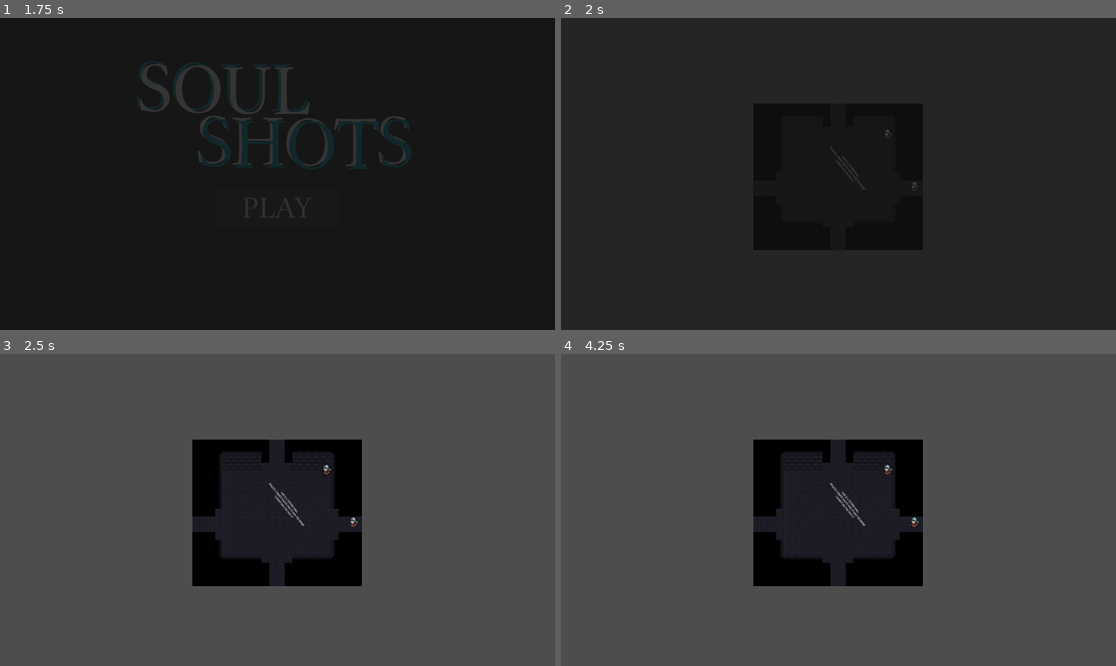
Above: before the commit, frames 1-4 (two rows, left to right).
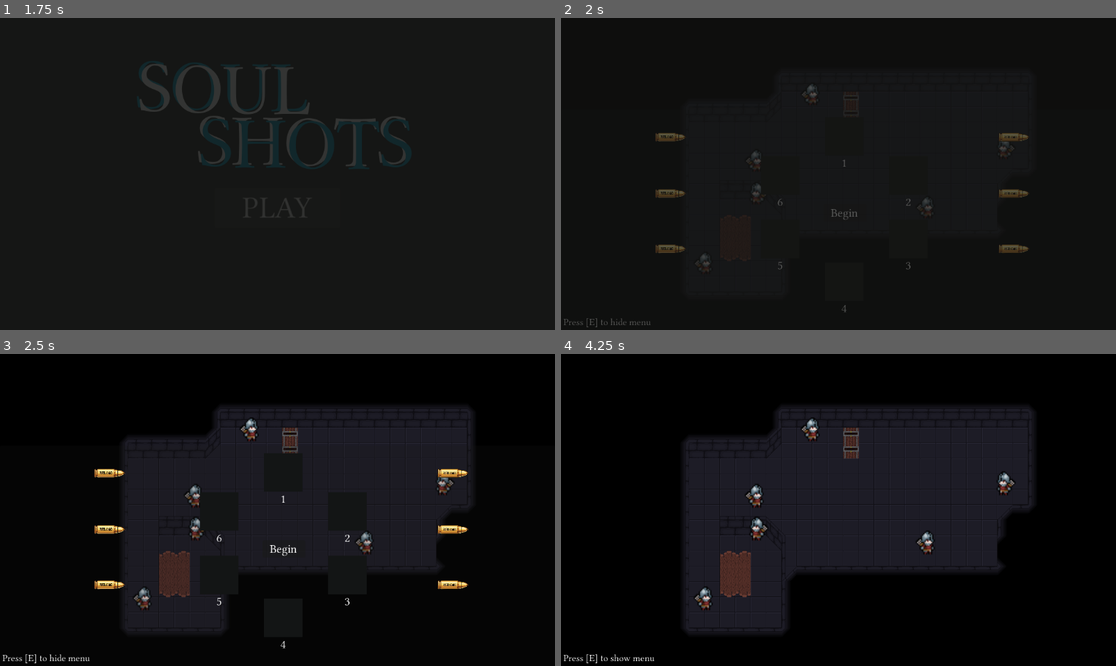
Above: after the commit, the same moments.

Repository: mydoot/game-jam-2026
Game: Godot game, scene res://Scenes/Main Menu/main_menu.tscn
The game is run twice, just before and just after one commit, with the same random seed, the same clock (stepped at 60 frames per second) and the same inputs.
Inputs (mouse positions are in pixels of both pictures, inside the frame that each line leads up to):
- Up to frame 1 (1.75 s): move the mouse to (222, 86) at 0.52 s; hold D (move_right) 0.53-1.25 s; click (222, 86) at 0.6 s; click "PLAY" at 1.25 s
- Up to frame 2 (2 s): no input
- Up to frame 3 (2.5 s): click (283, 550) at 2 s, where only the run after the commit has a clickable "Begin"
- Up to frame 4 (4.25 s): click (844, 550) at 2.75 s, where only the run after the commit has a clickable "Begin"; tap E (hide_menu) at 3.5 s; move the mouse to (727, 525) at 3.52 s; hold S (move_down) from 3.53 s (still down); click (727, 525) at 3.6 s

Frame 1 is identical in both runs. In frame 2, 0.9% of the frame differs, in the area x 0-85%, y 21-100%; in frame 3, 89%; in frame 4, 91%, in the area x 0-100%, y 0-100%.

Commit message:
edits (#18)

Diff:
--- a/Scenes/Enemies/enemy.tscn
+++ b/Scenes/Enemies/enemy.tscn
@@ -10,7 +10,7 @@
 [ext_resource type="PackedScene" uid="uid://djmv5sll7a5wd" path="res://Assets/SFX/enemy_gun_shot_sfx.tscn" id="7_haj6g"]
 
 [sub_resource type="CircleShape2D" id="CircleShape2D_afpow"]
-radius = 43.826324
+radius = 63.712673
 
 [sub_resource type="Animation" id="Animation_u0emo"]
 length = 0.001
@@ -70,7 +70,6 @@
 collision_mask = 3
 platform_floor_layers = 4294967040
 script = ExtResource("1_jcvw6")
-health = 1
 contact_damage = 0
 
 [node name="Sprite2D" type="Sprite2D" parent="." unique_id=1545957550]
@@ -102,7 +101,6 @@
 polygon = PackedVector2Array(0.04249821, -17.910418, -110.24006, 181.09456, -110.24, 957.214, 0.04249821, 1010.94525, 104.989, 955.224, 104.9888, 171.1443)
 
 [node name="Hurtbox" type="CollisionShape2D" parent="." unique_id=480996072]
-visible = false
 position = Vector2(-2.1175824e-22, -15)
 scale = Vector2(0.5025, 0.5025)
 shape = SubResource("CircleShape2D_afpow")
--- a/Scenes/Levels/Level1.tscn
+++ b/Scenes/Levels/Level1.tscn
@@ -28,31 +28,27 @@
 tile_set = ExtResource("2_kri6y")
 
 [node name="Enemy" parent="." unique_id=1557205180 instance=ExtResource("3_4d3fe")]
-visible = false
 position = Vector2(14, -97)
 rotation = -4.712453
+flip_sprite_horizontally = true
 
 [node name="Enemy2" parent="." unique_id=96220457 instance=ExtResource("3_4d3fe")]
-visible = false
 position = Vector2(-146, 25.999998)
-rotation = -1.7734796
+rotation = -3.1415927
 
 [node name="Enemy3" parent="." unique_id=1928872762 instance=ExtResource("3_4d3fe")]
-visible = false
 position = Vector2(-385, -209)
 
 [node name="Enemy4" parent="." unique_id=42311934 instance=ExtResource("3_4d3fe")]
-visible = false
 position = Vector2(-501.00006, -70.999985)
-rotation = -1.8978535
+rotation = -3.1415927
 
 [node name="Enemy5" parent="." unique_id=434806850 instance=ExtResource("3_4d3fe")]
-visible = false
 position = Vector2(-498.99997, -3.0000305)
 rotation = 1.5782317
+flip_sprite_horizontally = true
 
 [node name="Enemy6" parent="." unique_id=68498350 instance=ExtResource("3_4d3fe")]
-visible = false
 position = Vector2(-607, 141.99997)
 rotation = -3.138048
 
@@ -133,7 +129,7 @@
 shape = SubResource("RectangleShape2D_riv1q")
 
 [node name="Area2D5" type="Area2D" parent="." unique_id=295802332]
-position = Vector2(15, 63)
+position = Vector2(15, 71)
 collision_layer = 4
 
 [node name="CollisionShape2D" type="CollisionShape2D" parent="Area2D5" unique_id=494312476]
--- a/Scenes/Main Area/World.tscn
+++ b/Scenes/Main Area/World.tscn
@@ -3,26 +3,31 @@
 [ext_resource type="Script" uid="uid://d0r4qkpdiynh5" path="res://_Scripts/Level Scripts/main.gd" id="1_8utni"]
 [ext_resource type="PackedScene" uid="uid://d3cqtcfm7fccn" path="res://Scenes/MainCamera.tscn" id="3_5o32j"]
 [ext_resource type="PackedScene" uid="uid://c8kv8t1yuk13j" path="res://Scenes/Levels/Level1.tscn" id="3_8utni"]
-[ext_resource type="PackedScene" uid="uid://djpkmrsukexg4" path="res://Scenes/UI/planning.tscn" id="4_3hajc"]
+[ext_resource type="PackedScene" uid="uid://bdqk8xu5cwxh2" path="res://Scenes/UI/planning.tscn" id="4_3hajc"]
 [ext_resource type="Resource" uid="uid://cl7wj0we808eh" path="res://_Scripts/Resources/basic_bullet.tres" id="5_5o32j"]
-[ext_resource type="Resource" uid="uid://b16rd5wk1n3j3" path="res://_Scripts/Resources/ricochet_bullet.tres" id="5_pdwq7"]
+
+[sub_resource type="CircleShape2D" id="CircleShape2D_3hajc"]
+radius = 17.029387
 
 [node name="World" type="Node2D" unique_id=837482538]
 script = ExtResource("1_8utni")
 next_level = &"uid://m2g6nqjs6hv5uid://m2g6nqjs6hv5"
 
-[node name="Main Area" parent="." unique_id=836460663 instance=ExtResource("2_3hajc")]
-position = Vector2(127, 309)
-rotation = -3.0138295e-05
+[node name="Room_Template" parent="." unique_id=836460663 instance=ExtResource("3_8utni")]
+position = Vector2(330, 53)
 
 [node name="MainCamera" parent="." unique_id=118585489 groups=["camera"] instance=ExtResource("3_5o32j")]
 visible = false
-position = Vector2(289, 63)
-zoom = Vector2(2, 2)
 
 [node name="Planning" parent="." unique_id=950038523 instance=ExtResource("4_3hajc")]
-level_name = "Level 2: Firing Lane"
-avail_bullets = Array[Resource]([ExtResource("5_pdwq7"), ExtResource("5_pdwq7"), ExtResource("5_5o32j"), ExtResource("5_5o32j"), ExtResource("5_5o32j"), ExtResource("5_5o32j")])
+position = Vector2(-471.78357, -436.25247)
+avail_bullets = Array[Resource]([ExtResource("5_5o32j"), ExtResource("5_5o32j"), ExtResource("5_5o32j"), ExtResource("5_5o32j"), ExtResource("5_5o32j"), ExtResource("5_5o32j")])
+
+[node name="SpawnPoint" type="Marker2D" parent="." unique_id=28835670]
+position = Vector2(304, 83)
+
+[node name="FinishPoint" type="Area2D" parent="." unique_id=417706929]
+position = Vector2(-19, -3)
 
 [node name="CollisionShape2D" type="CollisionShape2D" parent="FinishPoint" unique_id=1420691859]
 position = Vector2(-142, 227)
--- a/Scenes/Main Area/World2.tscn
+++ b/Scenes/Main Area/World2.tscn
@@ -18,11 +18,6 @@
 
 [node name="MainCamera" parent="." unique_id=118585489 groups=["camera"] instance=ExtResource("2_f235i")]
 visible = false
-position = Vector2(289, 63)
-zoom = Vector2(2, 2)
-
-[node name="BulletFactory2D" type="BulletFactory2D" parent="." unique_id=991822669]
-position = Vector2(139, 247)
 
 [node name="Planning" parent="." unique_id=950038523 instance=ExtResource("4_wie8u")]
 position = Vector2(-471.78357, -436.25247)
--- a/Scenes/Main Menu/main_menu.tscn
+++ b/Scenes/Main Menu/main_menu.tscn
@@ -11,7 +11,7 @@
 
 [node name="MainMenu" type="Node2D" unique_id=115760627 node_paths=PackedStringArray("start_button")]
 script = ExtResource("1_7xkbd")
-initial_scene = &"uid://vvkq3rowbpeo"
+initial_scene = &"uid://cnk41h3bbdcms"
 start_button = NodePath("CanvasLayer/Button")
 
 [node name="CanvasLayer" type="CanvasLayer" parent="." unique_id=2126473668]
--- a/Scenes/UI/planning.tscn
+++ b/Scenes/UI/planning.tscn
@@ -6,6 +6,7 @@
 [ext_resource type="Script" uid="uid://d5eguynnci7y" path="res://Scenes/UI/slot.gd" id="2_p7dmu"]
 [ext_resource type="Resource" uid="uid://cl7wj0we808eh" path="res://_Scripts/Resources/basic_bullet.tres" id="4_rsdvt"]
 [ext_resource type="FontFile" uid="uid://b4udn0uh2kqrt" path="res://Assets/fonts/linux-libertine/LinLibertine_5.3.0_2012_07_02/LinLibertineOTF_5.3.0_2012_07_02/LinLibertine_R.otf" id="5_5h7ne"]
+[ext_resource type="Resource" uid="uid://bkrmiocbxufwg" path="res://_Scripts/Resources/enemy_bullet.tres" id="5_8jt1r"]
 [ext_resource type="FontFile" uid="uid://ni0tfkyce1tg" path="res://Assets/fonts/linux-libertine/LinLibertine_5.3.0_2012_07_02/LinLibertineOTF_5.3.0_2012_07_02/LinLibertine_DR.otf" id="6_i378m"]
 [ext_resource type="AudioStream" uid="uid://vw2sfhmbbo1k" path="res://Assets/SFX/JDSherbert - Ultimate UI SFX Pack - Cursor - 3.wav" id="9_cbdk7"]
 [ext_resource type="Script" uid="uid://wjgn5xolvttt" path="res://Scenes/UI/start_button.gd" id="9_mrkg2"]
--- a/_Scripts/bullet.gd
+++ b/_Scripts/bullet.gd
@@ -12,7 +12,7 @@
 signal bounced(collision_position: Vector2, collision_normal: Vector2)
 
 var bullet_resource: BasicBullet
-var damage: int = 1
+var damage: int = 100000
 var direction: Vector2 = Vector2.RIGHT
 var speed: float = 0.0
 var maximum_speed: float = 0.0
--- a/_Scripts/enemy.gd
+++ b/_Scripts/enemy.gd
@@ -3,7 +3,7 @@
 ## Enemy controller linked to its Detection_Area, Timer, and ShootingComponent.
 ## It tracks Player line of sight, triggers laser attacks, and receives player
 ## bullet damage from the level controller.
-@export var health = 5
+@export var health = 1
 @export var stop_distance = 10
 @export var contact_damage = 1
 @export var invincibility_duration: float = 0.3
Not shown: 1 places in Scenes/Main Area/World2.tscn that only renumber resources
Not shown: 1 places in Scenes/UI/planning.tscn that only renumber resources
